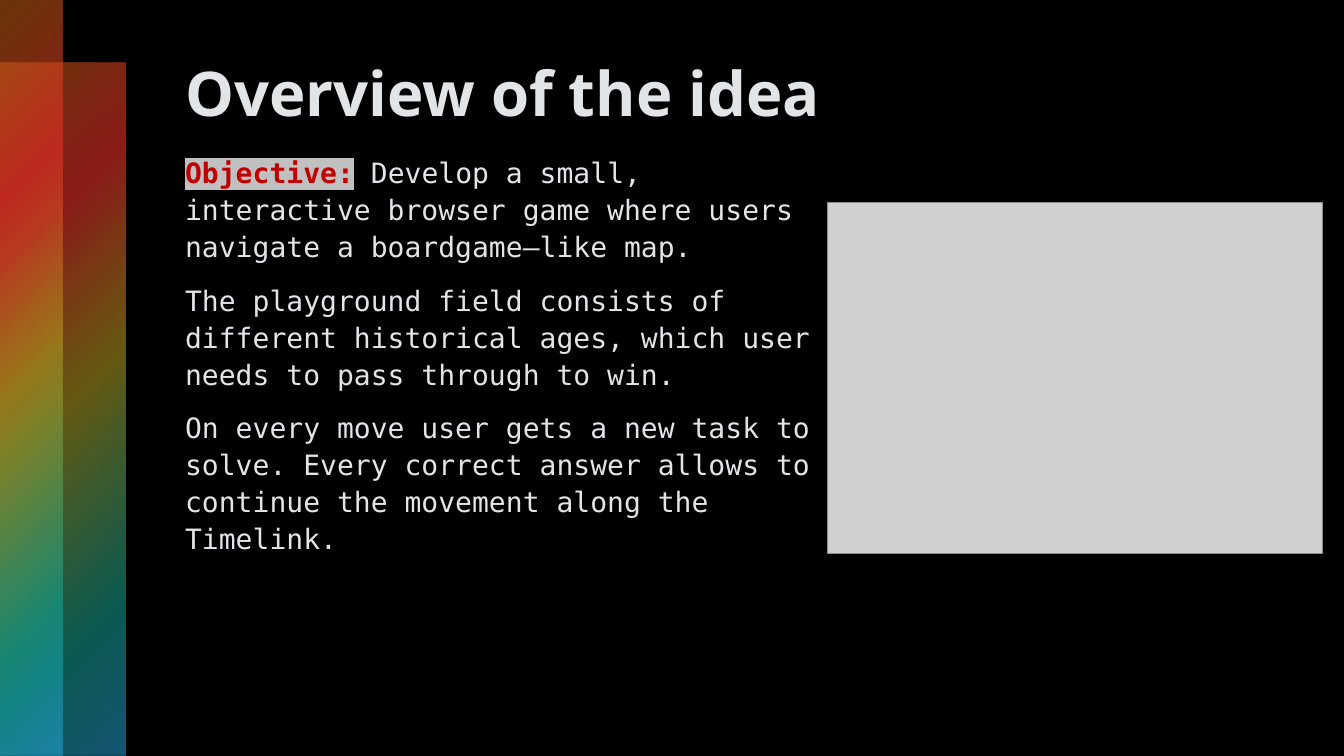
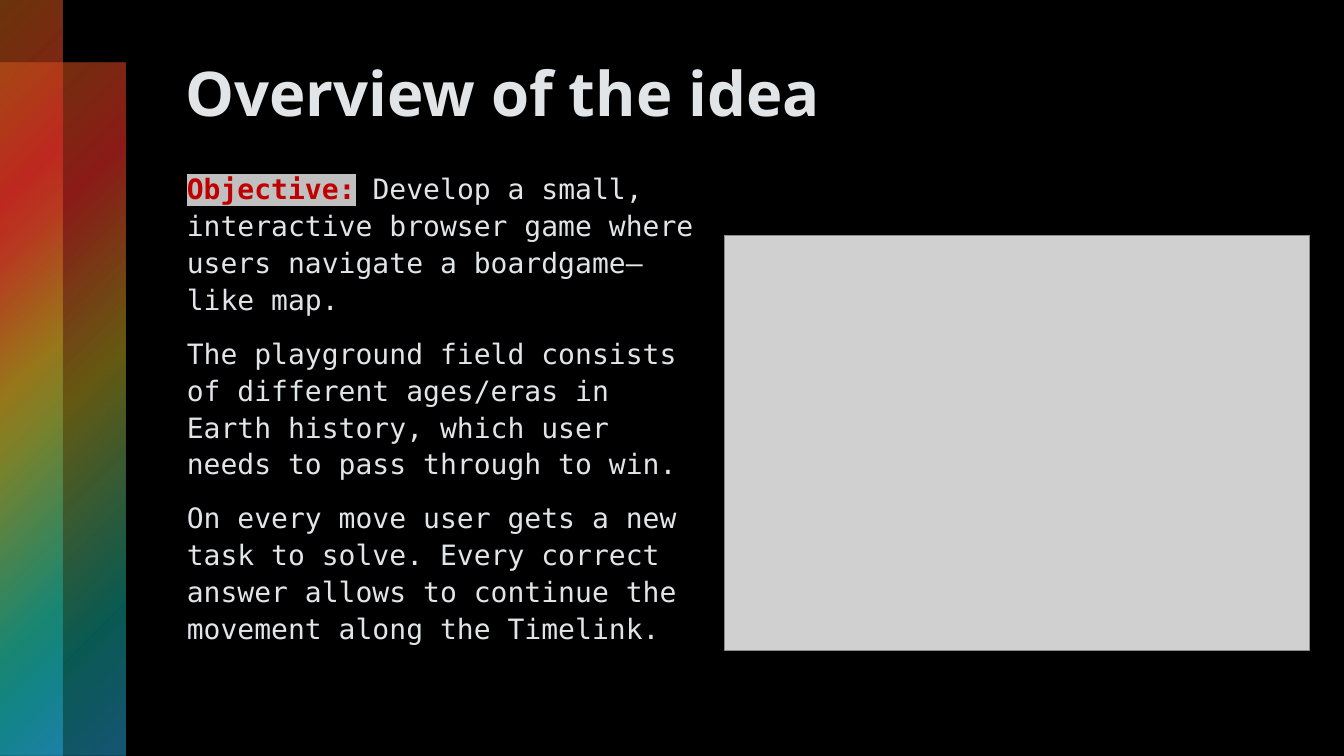
Before and after one commit to stabjana/team2, a slide deck: slide 2 of project_design/Project_presentation_v1.pptx. Drawn at 1344x756 pixels with LibreOffice and Linux fonts; fonts in the diff are those of the drawing; grey boxes stand for pictures. Boxes give left, top, right and bottom in pixels: in the first picture for what was removed or moved away, otherwise in the second. Text is boxed around its words. In the diff, an @@ line names an element or a change of style, - is before the commit and + after.

```diff
--- a/project_design/Project_presentation_v1.pptx
+++ b/project_design/Project_presentation_v1.pptx
@@ text "Objective: Develop a small, interactive ...": place and size @@
-text "Objective: Develop a small, interactive ..." at bbox=[185, 161, 810, 550]
+text "Objective: Develop a small, interactive ..." at bbox=[187, 177, 693, 645]
@@ picture: place and size @@
-picture at bbox=[828, 203, 1323, 555]
+picture at bbox=[725, 235, 1310, 650]
@@ text at bbox=[187, 342, 677, 480]: text changed @@
-The playground field consists of different historical ages, which user needs to pass through to win.
+The playground field consists of different ages/eras in Earth history, which user needs to pass through to win.
```
Also in this commit, not shown: 6 other slides changed, 3 other files.
